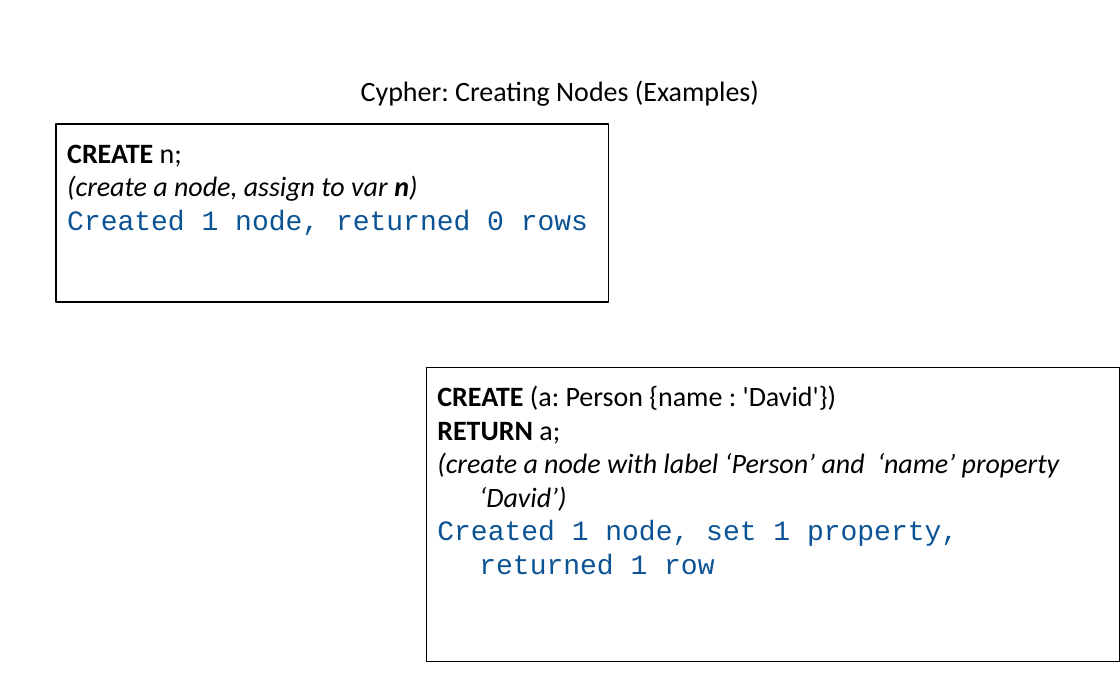
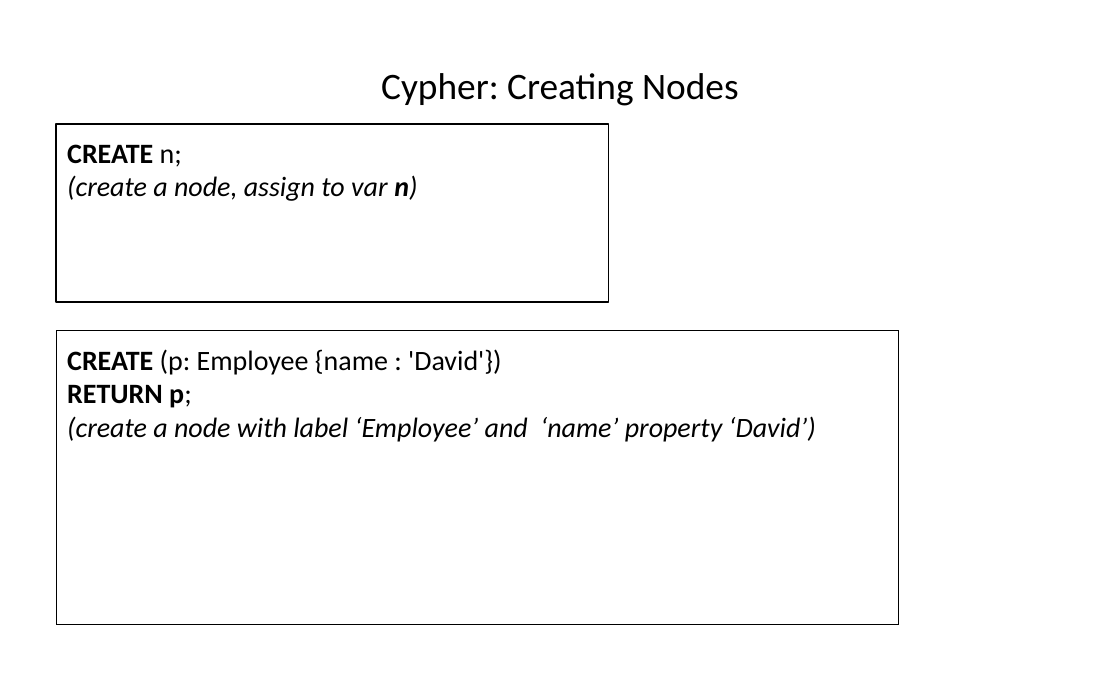
Before and after one commit to hogeschool/INFDEV026B, a slide deck: slide 32 of 2018-2019/build/Lecture 5.pptx (slide 29 before the commit). Drawn at 1120x700 pixels with LibreOffice and Linux fonts; fonts in the diff are those of the drawing. Boxes give left, top, right and bottom in pixels: in the first picture for what was removed or moved away, otherwise in the second. Text is boxed around its words. In the diff, an @@ line names an element or a change of style, - is before the commit and + after.

```diff
--- a/2018-2019/build/Lecture 5.pptx
+++ b/2018-2019/build/Lecture 5.pptx
@@ title at box(381, 73, 739, 106): text changed; size 18 to 24 pt @@
-Cypher: Creating Nodes (Examples)
+Cypher: Creating Nodes
@@ text at box(67, 210, 588, 235): paragraph removed @@
-Created 1 node, returned 0 rows
@@ rectangle "CREATE (p: Employee {name : ...": place and size @@
-rectangle "CREATE (p: Employee {name : ..." at box(427, 367, 1120, 661)
+rectangle "CREATE (p: Employee {name : ..." at box(56, 330, 898, 624)
@@ text in rectangle at box(67, 349, 816, 442): text changed; italic on @@
-CREATE (a: Person {name : 'David'})
-RETURN a;
-(create a node with label ‘Person’ and ‘name’ property ‘David’)
-Created 1 node, set 1 property, returned 1 row
+CREATE (p: Employee {name : 'David'})
+RETURN p;
+(create a node with label ‘Employee’ and ‘name’ property ‘David’)
```
Also in this commit, not shown: 24 other slides changed, 3 slides added, 1 slide removed.
